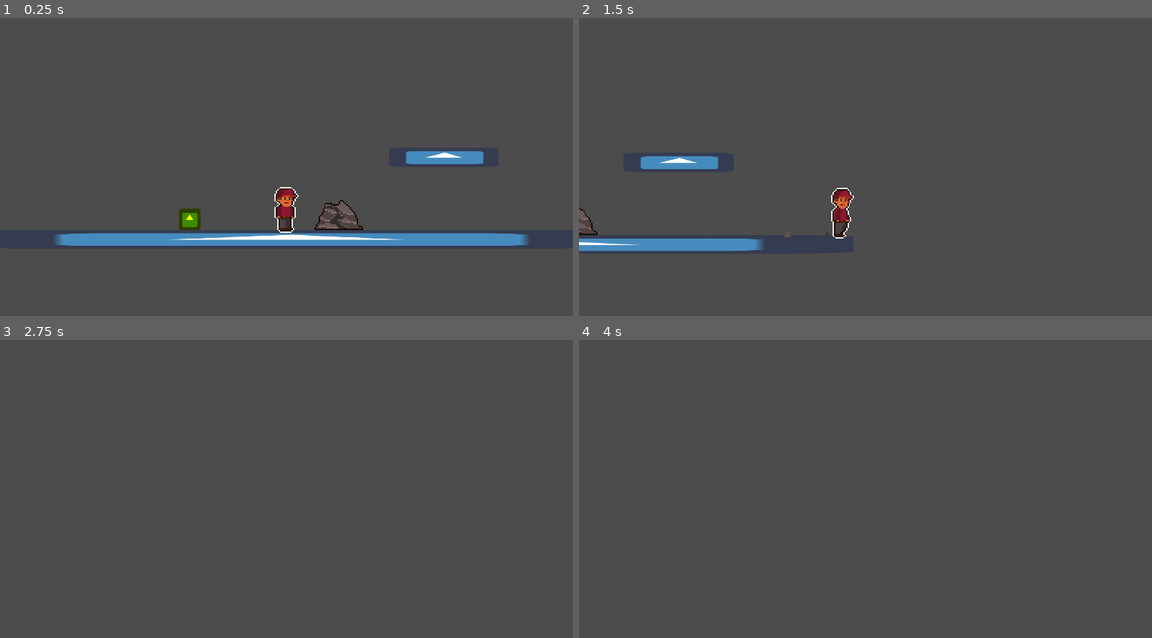
Above: before the commit, frames 1-4 (two rows, left to right).
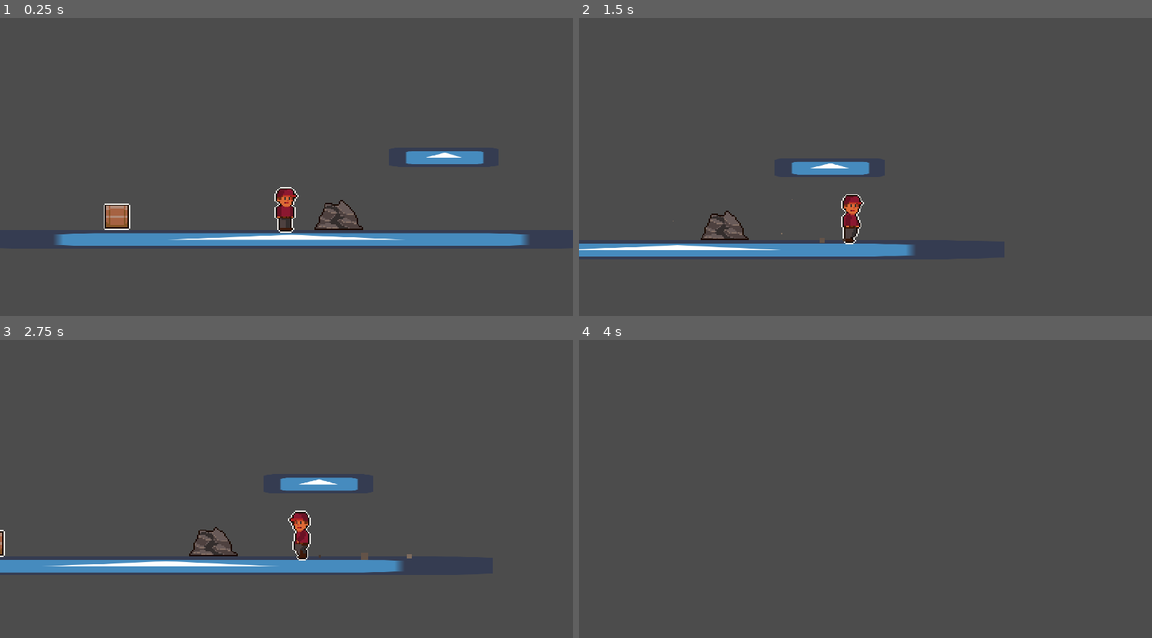
Above: after the commit, the same moments.

Repository: RemyIsCool/Carrying-Thing-Game
Game: Godot game, scene res://Scenes/TestScene.tscn
The game is run twice, just before and just after one commit, with the same random seed, the same clock (stepped at 60 frames per second) and the same inputs. The engine's default icon, where the game draws it, is replaced by a stand-in: a white triangle on a blue panel in a dark square.
Inputs:
- Up to frame 1 (0.25 s): no input
- Up to frame 2 (1.5 s): hold D (right) from 0.53 s (still down); tap Space (pick_up_throw) at 0.6, 1.35 s; tap W (jump) at 0.77 s
- Up to frame 3 (2.75 s): tap W (jump) at 1.52 s; release D (right) at 2.03 s; hold A (left) from 2.03 s (still down); tap Space (pick_up_throw) at 2.1 s
- Up to frame 4 (4 s): release A (left) at 2.78 s; hold D (right) from 2.78 s (still down); tap Space (pick_up_throw) at 2.85, 3.6 s; tap W (jump) at 3.02, 3.77 s

The runs differ from the first frame. In frame 1, 0.7% of the frame differs, in the area x 18-35%, y 62-72%; in frame 2, 5.1%, in the area x 0-59%, y 46-81%; in frame 3, 4.6%; in frame 4, nothing differs.

Commit message:
Changed the shape of the box!

Diff:
--- a/Scenes/Box.tscn
+++ b/Scenes/Box.tscn
@@ -1,13 +1,11 @@
 [gd_scene load_steps=4 format=2]
 
 [ext_resource path="res://Scenes/Box.gd" type="Script" id=1]
-[ext_resource path="res://icon.png" type="Texture" id=2]
+[ext_resource path="res://Assets/Box.png" type="Texture" id=2]
 
 [sub_resource type="RectangleShape2D" id=2]
-extents = Vector2( 8, 8 )
 
 [node name="Box" type="RigidBody2D"]
-position = Vector2( 147, 202 )
 collision_layer = 32768
 collision_mask = 32768
 mode = 2
@@ -16,12 +14,11 @@
 contact_monitor = true
 script = ExtResource( 1 )
 
+[node name="Sprite" type="Sprite" parent="."]
+z_index = 4096
+texture = ExtResource( 2 )
+
 [node name="CollisionShape2D" type="CollisionShape2D" parent="."]
 shape = SubResource( 2 )
 
-[node name="Sprite" type="Sprite" parent="."]
-modulate = Color( 0.898039, 1, 0, 1 )
-scale = Vector2( 0.25, 0.25 )
-texture = ExtResource( 2 )
-
 [connection signal="sleeping_state_changed" from="." to="." method="_on_Box_sleeping_state_changed"]
--- a/Scenes/Camera.gd
+++ b/Scenes/Camera.gd
@@ -1,7 +1,7 @@
 extends Camera2D
 
 
-export var lookahead_divisor = 8
+export var lookahead_divisor = 8.5
 export var lerp_amount = 0.2
 export var y_change = -25
 
--- a/Scenes/Player.gd
+++ b/Scenes/Player.gd
@@ -5,7 +5,7 @@
 export var air_acceleration := 40
 export var friction := 200
 export var air_friction := 100
-export var max_speed := 300
+export var max_speed := 200
 export var jump_height := 500
 export var up_gravity := 30
 export var down_gravity := 60
@@ -34,7 +34,7 @@
 			GlobalNodes.box.apply_central_impulse((Vector2(-1, -1) if left else Vector2(1, -1)) * 300)
 			holding = false
 		elif $BoxDetector.overlaps_body(GlobalNodes.box):
-			GlobalNodes.box.global_transform.origin = position - Vector2(0, 24)
+			GlobalNodes.box.global_transform.origin = position - Vector2(0, 26)
 			holding = true
 
 	if holding and not $BoxDetector.overlaps_body(GlobalNodes.box):
--- a/Scenes/TestScene.tscn
+++ b/Scenes/TestScene.tscn
@@ -44,6 +44,7 @@
 texture = ExtResource( 2 )
 
 [node name="Box" parent="." instance=ExtResource( 3 )]
+position = Vector2( 93, 200 )
 
 [node name="PinJoint" type="PinJoint2D" parent="."]
 node_b = NodePath("../Box")
Binary file changed: Assets/Box.png
Not shown, added: Assets/Box.png.import
Not shown, added: Assets/PlayerJump.png.import
